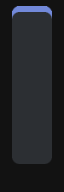
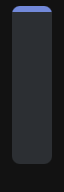
Before/after of a (64, 192) layered artwork. What changed in the layer stack:
renamed "window - border circle 15px" to "window - border circle 16px", painted on it over bbox(12, 12, 52, 164)
painted on "border" over bbox(12, 6, 52, 19)
